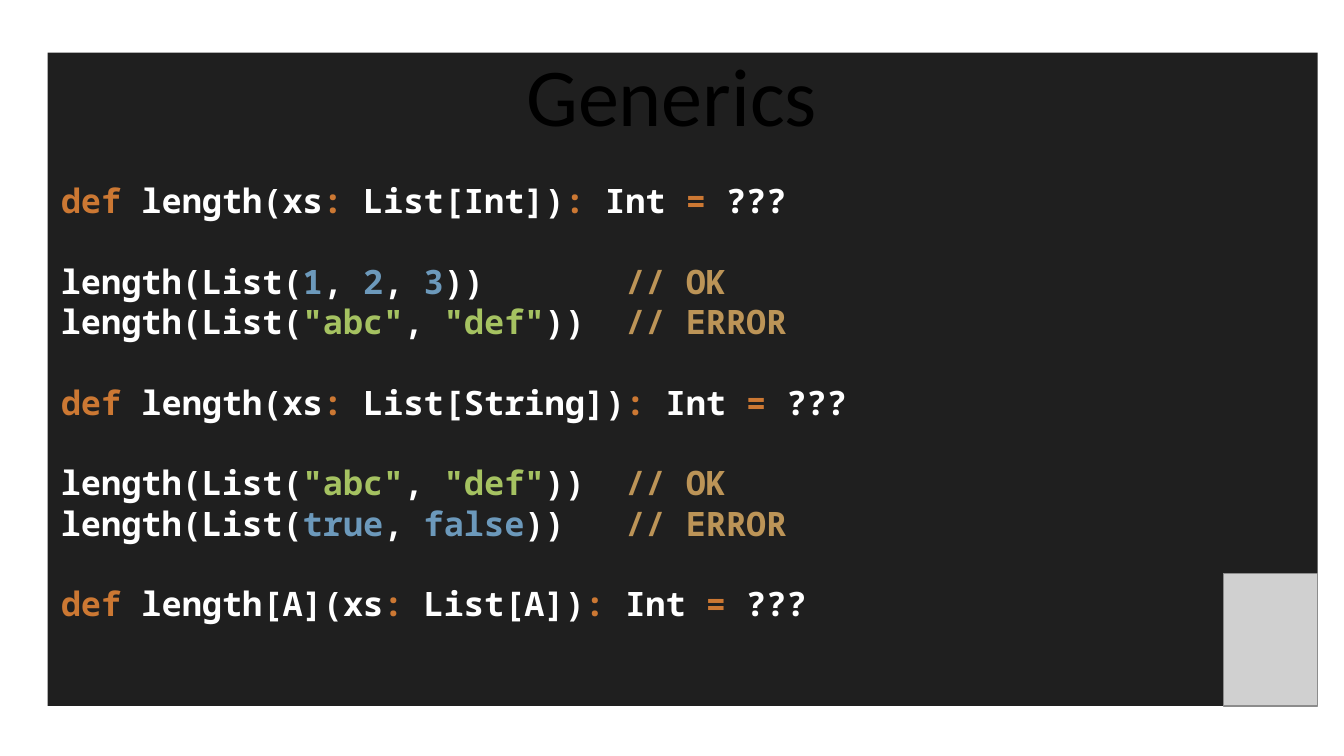
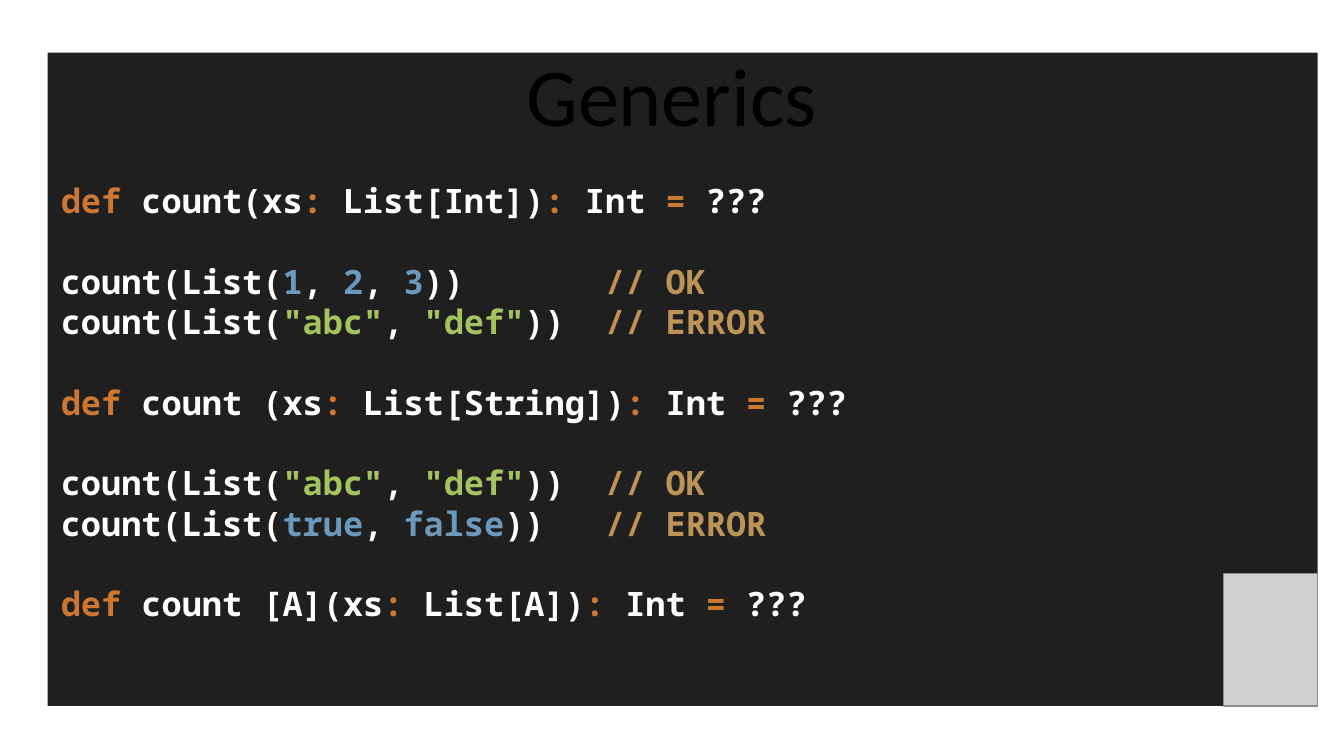
Before and after one commit to PM-RGO-FP-2024/FunctioneelProgrammeren, a slide deck: slide 19 of Week2/Presentatie.pptx (slide 18 before the commit). Drawn at 1344x756 pixels with LibreOffice and Linux fonts; fonts in the diff are those of the drawing; grey boxes stand for pictures. Boxes give left, top, right and bottom in pixels: in the first picture for what was removed or moved away, otherwise in the second. Text is boxed around its words. In the diff, an @@ line names an element or a change of style, - is before the commit and + after.

```diff
--- a/Week2/Presentatie.pptx
+++ b/Week2/Presentatie.pptx
@@ text at [61,187,767,622]: text changed @@
-def length(xs: List[Int]): Int = ???
-length(List(1, 2, 3)) // OK
-length(List("abc", "def")) // ERROR
-def length(xs: List[String]): Int = ???
-length(List("abc", "def")) // OK
-length(List(true, false)) // ERROR
-def length[A](xs: List[A]): Int = ???
+def count(xs: List[Int]): Int = ???
+count(List(1, 2, 3)) // OK
+count(List("abc", "def")) // ERROR
+def count (xs: List[String]): Int = ???
+count(List("abc", "def")) // OK
+count(List(true, false)) // ERROR
+def count [A](xs: List[A]): Int = ???
```
Also in this commit, not shown: 2 other slides changed, 1 slide added.
